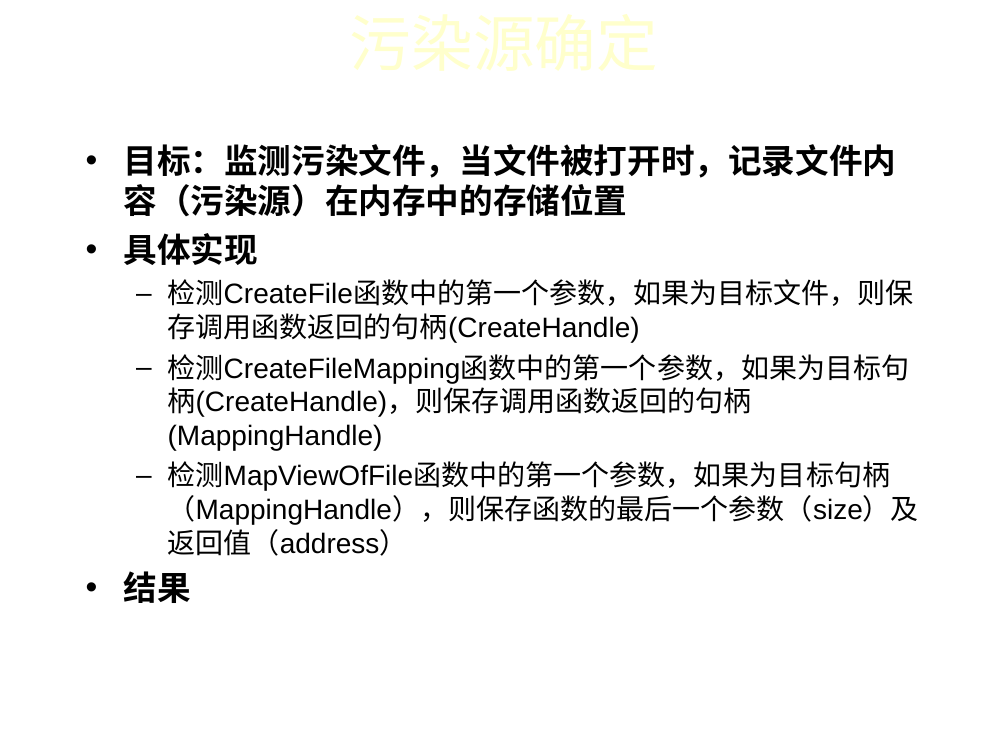
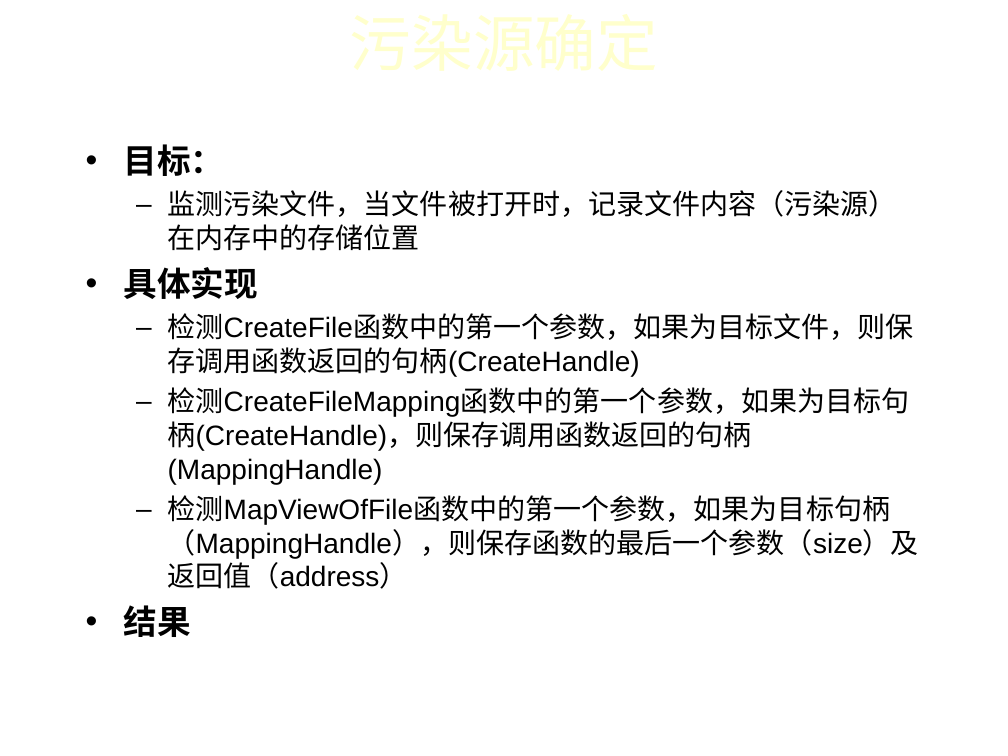
Before and after one commit to iidx/devilheart, a slide deck: slide 6 of doc/MS-Word.ppt. Drawn at 1008x756 pixels with LibreOffice and Linux fonts; fonts in the diff are those of the drawing; background and template pictures are left out. Boxes give left, top, right and bottom in pixels: in the first picture for what was removed or moved away, otherwise in the second. Text is boxed around its words. In the diff, an @@ line names an element or a change of style, - is before the commit and + after.

```diff
--- a/doc/MS-Word.ppt
+++ b/doc/MS-Word.ppt
@@ text at [123,144,897,251]: text changed; size 24 to 20 pt; bold off @@
-• 目标：监测污染文件，当文件被打开时，记录文件内容（污染源）在内存中的存储位置
+• 目标：
+  – 监测污染文件，当文件被打开时，记录文件内容（污染源）在内存中的存储位置
```
Also in this commit, not shown: 3 other slides changed, 1 slide added.
